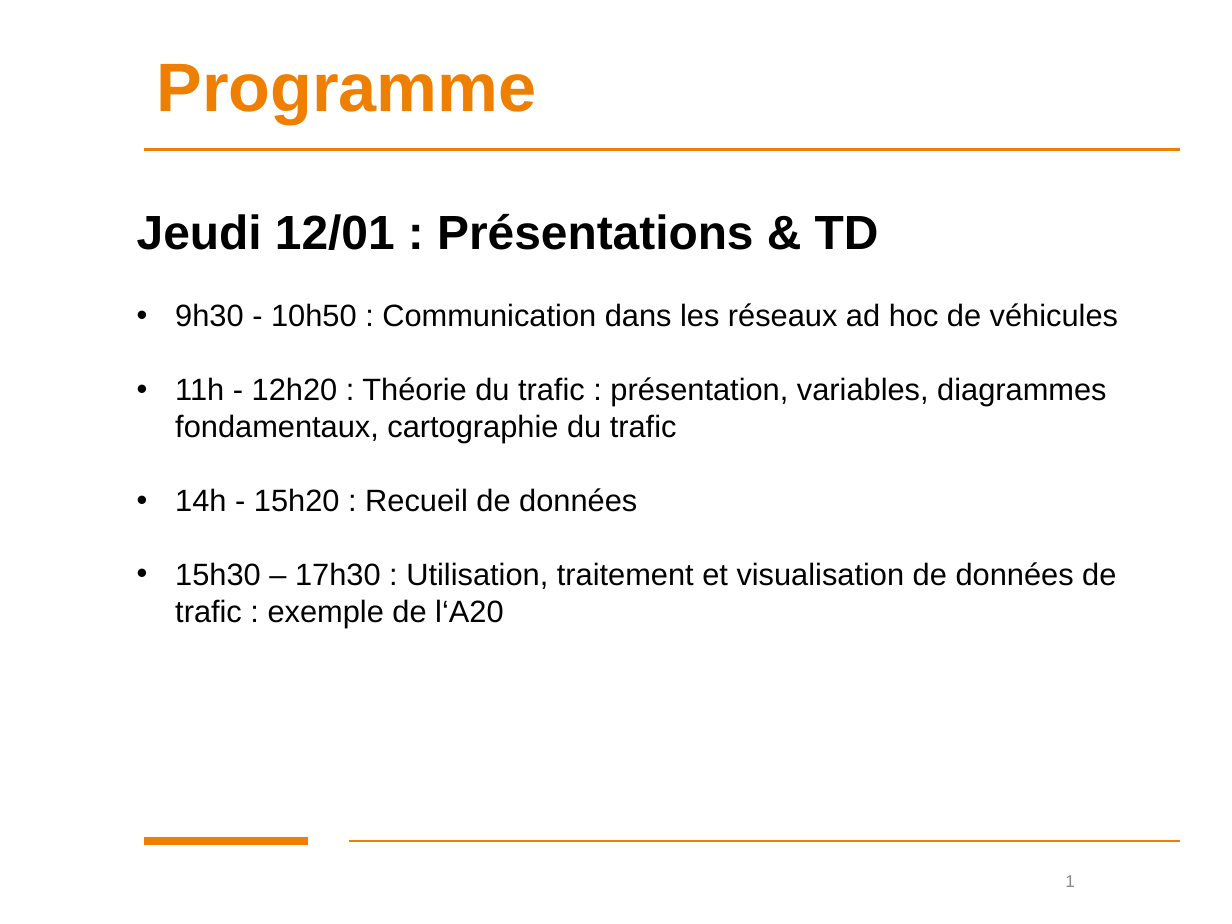
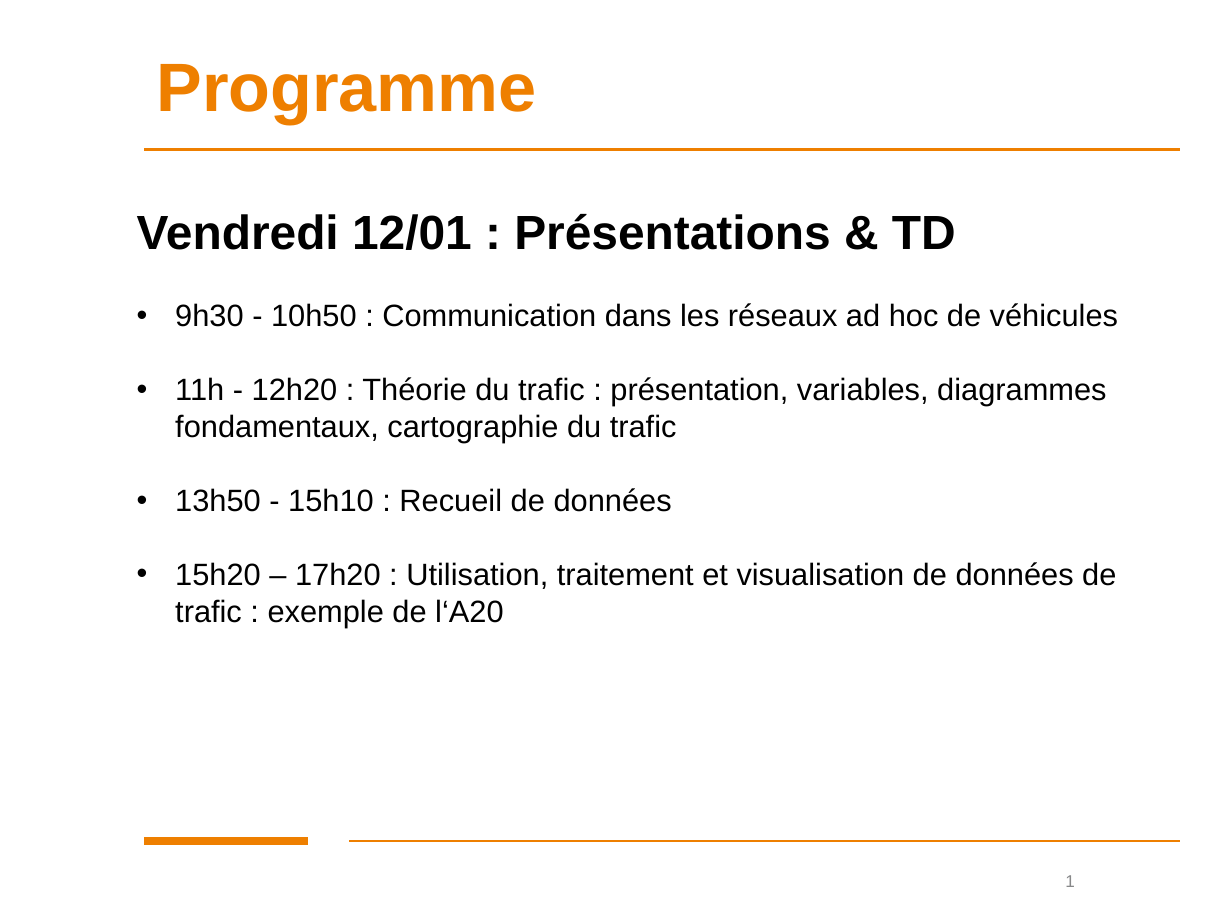
Before and after one commit to luks42/TP_A20_A89, a slide deck: slide 1 of 0-Programme_journée.pptx. Drawn at 1232x924 pixels with LibreOffice and Linux fonts; fonts in the diff are those of the drawing; background and template pictures are left out. Boxes give left, top, right and bottom in pixels: in the first picture for what was removed or moved away, otherwise in the second. Text is boxed around its words. In the diff, an @@ line names an element or a change of style, - is before the commit and + after.

Commit message:
v2024

```diff
--- a/0-Programme_journée.pptx
+++ b/0-Programme_journée.pptx
@@ text at [137,214,956,250]: text changed @@
-Jeudi 12/01 : Présentations & TD
+Vendredi 12/01 : Présentations & TD
@@ text at [175,488,1116,628]: text changed @@
-• 14h - 15h20 : Recueil de données
-• 15h30 – 17h30 : Utilisation, traitement et visualisation de données de trafic : exemple de l‘A20
+• 13h50 - 15h10 : Recueil de données
+• 15h20 – 17h20 : Utilisation, traitement et visualisation de données de trafic : exemple de l‘A20
```
Also in this commit, not shown: 1 other slide changed.
